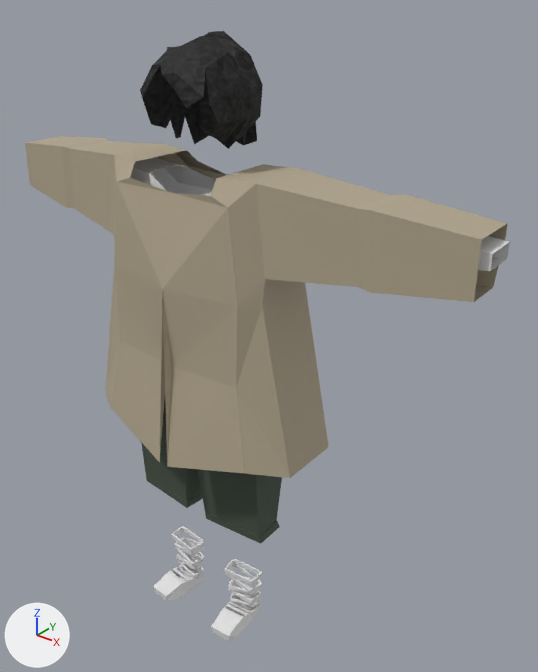
Two versions of the Blender file Personajes/personaje.blend, one commit apart.
The view is the same before and after, from a 50 mm camera at (12.07, -12.71, 17.22) aimed at (1.1, 1.0, 8.72). The axes (+X, +Y, +Z) are drawn at lower left. The lights are the same throughout. The older version comes first.

The first picture shows 'Camisa', 'Pans', 'Pelo', 'Sueter', 'zapatos'.
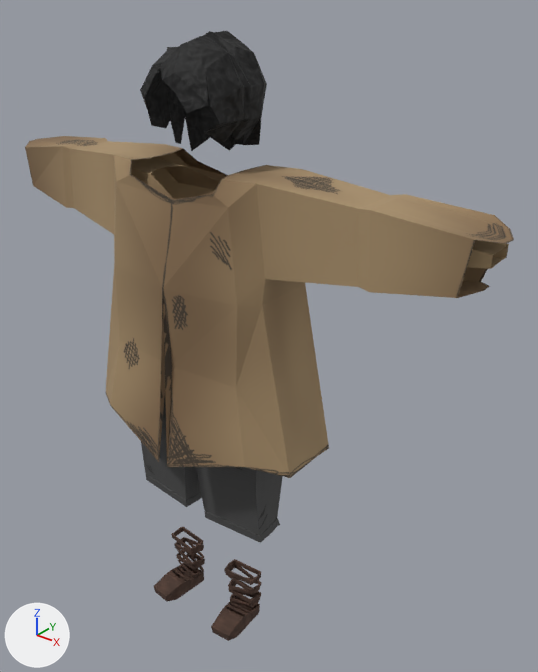
Boxes [x1, y1, x2, y2] around the edits, measured in the pictures (538 x 672 px; the box of a moved part takes in the faces that stretch with it):
'Sueter', surface changed, reshaped, modifiers changed (darker)
    before: [25, 136, 507, 478]
    after: [25, 136, 514, 478]
'Pelo', reshaped
    before: [140, 31, 263, 149]
    after: [140, 31, 267, 151]
'Pans', modifiers changed
    before: [141, 399, 282, 544]
    after: [141, 396, 283, 543]
'zapatos', reshaped, modifiers changed, recoloured (white to brown)
    before: [154, 526, 262, 641]
    after: [154, 527, 261, 641]
'Camisa', reshaped, modifiers changed (mostly hidden)
    before: [130, 158, 510, 271]
    after: [131, 158, 509, 269]
part 2 of me_cube_001, reshaped
    before: [114, 144, 300, 306]
    after: [25, 136, 300, 462]
part 3 of me_cube_001, moved or reshaped
    before: [25, 136, 507, 302]
    after: [370, 194, 514, 298]
part 4 of me_cube_001, moved or reshaped
    before: [105, 284, 329, 478]
    after: [167, 284, 329, 478]
part 5 of me_cube_001, surface changed (darker)
    before: [25, 136, 507, 478]
    after: [163, 165, 514, 478]
part 6 of me_cube_004, added (brown)
    after: [131, 158, 219, 199]
part 7 of me_cube_004, recoloured
    before: [130, 158, 510, 271]
    after: [201, 191, 509, 269]
part 8 of me_cube_005, rebuilt
    before: [171, 526, 262, 585]
    after: [224, 559, 261, 585]
part 9 of me_cube_005, rebuilt
    before: [178, 554, 260, 608]
    after: [230, 591, 260, 608]
part 10 of me_cube_005, added (brown)
    after: [154, 563, 204, 601]
part 11 of me_cube_005, added
    after: [171, 527, 203, 553]
part 12 of me_cube_005, added
    after: [174, 537, 204, 555]
part 13 of me_cube_005, added
    after: [176, 539, 204, 566]
part 14 of me_cube_005, added
    after: [176, 550, 205, 570]
part 15 of me_cube_005, added
    after: [178, 554, 204, 578]
part 16 of me_cube_005, reshaped
    before: [154, 537, 262, 641]
    after: [211, 564, 261, 641]

Diff of the bpy script that builds the scene:
```diff
--- a/Personajes/personaje.blend.py
+++ b/Personajes/personaje.blend.py
@@ mat_sueter @@
 mat_sueter = bpy.data.materials.new('Sueter')
-# nodes: BsdfPrincipled, OutputMaterial
-# colours: beige #b1a58d
+# nodes: BsdfPrincipled, Mix, OutputMaterial, TexImage, TexWave, UVMap, ValToRGB
+# colours: brown #82694d, beige #aa916d
+# uses the picture img_sueterdetails_png
@@ mat_zapatos @@
+mat_zapatos = bpy.data.materials.new('Zapatos')
+# nodes: BsdfPrincipled, Bump, OutputMaterial, TexNoise, ValToRGB
+# colours: black #000000, brown #694c3e
@@ mat_telanegra @@
+mat_telanegra = bpy.data.materials.new('TelaNegra')
+# nodes: BsdfPrincipled, OutputMaterial, TexWave, ValToRGB
+# colours: brown #82694d, beige #aa916d
@@ me_cube_009 @@
-me_cube_009.from_pydata(...)  # 134 vertices, 132 faces; spans x -1.33..1.33, y -1.24..1.19, z -1.06..1.59
+me_cube_009.from_pydata(...)  # 268 vertices, 264 faces; spans x -1.36..1.35, y -1.24..1.46, z -1.15..1.6
+# me_cube_009 part 1
+# 8 vertices in x -0.72..1.33, y 0.16..0.96, z -0.33..1.16 move by (0.0, 0.01, 0.0)
+# 4 vertices in x -1.3..0.1, y -0.91..0.33, z 0.33..1.06 move by (0.0, 0.0, 0.01)
+# 3 vertices in x 0.66..0.99, y 0.16..0.33, z 0.33..1.32 move by (0.01, 0.01, 0.0)
+# 61 vertices move from x -1.33..1.33, y -1.24..1.19, z -1.06..1.59 to x -1.36..1.35, y -1.24..1.46, z -1.15..1.6
+# other edits to the shape of me_cube_009 do not show in these pictures
 me_cube_009.materials.append(mat_pelo)
@@ me_cube_001 @@
 # used by ob_sueter; location = (0.0, 0.0, 15.12); scale = (1.11, 1.11, 1.11)
-me_cube_001.from_pydata(...)  # 71 vertices, 57 faces; spans x 0.0..6.3, y -1.8..1.02, z -8.56..-1.65
+me_cube_001.from_pydata(...)  # 137 vertices, 114 faces; spans x -6.52..6.59, y -1.8..1.02, z -8.56..-1.63
+# me_cube_001 part 2: 9 vertices moved from x 0.0..1.59, y -1.11..0.68, z -2.12..-1.65 to x 0.0..1.6, y -1.11..0.68, z -2.24..-1.65; 66 vertices added at x -6.52..-0.07, y -1.8..0.95, z -8.38..-1.63
+# me_cube_001 part 3: 10 vertices moved from x 6.26..6.3, y -0.14..0.99, z -3.14..-2.03 to x 6.02..6.59, y -0.25..0.99, z -3.1..-1.92
+# me_cube_001 part 4: 2 vertices moved from x 2.18..3.01, y -1.45..0.57, z -7.88..-7.83 to x 2.19..3.02, y -1.43..0.58, z -7.91..-7.67
+# me_cube_001 part 5: 57 kept faces spanning x 0.0..6.59, y -1.8..1.02, z -8.56..-1.65 get new texture (UV) coordinates
 me_cube_001.materials.append(mat_sueter)
@@ me_cube_004 @@
-me_cube_004.from_pydata(...)  # 72 vertices, 56 faces; spans x 0.0..7.13, y -1.07..0.93, z -7.55..-1.54
+me_cube_004.from_pydata(...)  # 135 vertices, 112 faces; spans x -7.13..7.12, y -1.07..0.93, z -7.55..-1.54
+# me_cube_004 part 6: 63 vertices added at x -7.13..-0.58, y -0.81..0.93, z -7.54..-1.54
+# me_cube_004 part 7: 56 faces spanning x 0.0..7.12, y -1.07..0.89, z -7.55..-1.54 switch from no material to mat_telanegra
+# other edits to the shape of me_cube_004 do not show in these pictures
@@ me_cube_005 @@
-me_cube_005.from_pydata(...)  # 144 vertices, 86 faces; spans x 0.63..1.59, y -1.45..0.06, z -14.53..-12.9
+me_cube_005.from_pydata(...)  # 576 vertices, 580 faces; spans x -1.62..1.62, y -1.46..0.11, z -14.55..-12.9
+# me_cube_005 part 8: the loose piece of 20 vertices spanning x 0.66..1.59, y -0.52..0.06, z -13.06..-12.9 is rebuilt with 40 vertices and now spans x 0.6..1.62, y -0.55..0.05, z -13.07..-12.9, in mat_zapatos
+# me_cube_005 part 9: the loose piece of 20 vertices spanning x 0.71..1.48, y -0.4..0.03, z -14.21..-13.91 is rebuilt with 40 vertices and now spans x 0.67..1.54, y -0.42..0.11, z -14.21..-13.91, in mat_zapatos
+# me_cube_005 part 10: a new loose piece of 88 vertices spanning x -1.58..-0.69, y -1.46..0.06, z -14.55..-14.13, in mat_zapatos
+# me_cube_005 part 11: a new loose piece of 40 vertices spanning x -1.62..-0.6, y -0.55..0.05, z -13.07..-12.9, in mat_zapatos
+# me_cube_005 part 12: a new loose piece of 40 vertices spanning x -1.6..-0.61, y -0.51..0.08, z -13.45..-13.04, in mat_zapatos
+# me_cube_005 part 13: a new loose piece of 40 vertices spanning x -1.59..-0.64, y -0.47..0.09, z -13.69..-13.32, in mat_zapatos
+# me_cube_005 part 14: a new loose piece of 40 vertices spanning x -1.57..-0.65, y -0.45..0.06, z -13.89..-13.7, in mat_zapatos
+# me_cube_005 part 15: a new loose piece of 40 vertices spanning x -1.54..-0.67, y -0.42..0.11, z -14.21..-13.91, in mat_zapatos
+# me_cube_005 part 16: 1 vertex moved within x 1.49, y -0.34, z -13.87; 97 vertices removed from x 0.63..1.56, y -1.45..0.05, z -14.53..-13.04; 201 vertices added at x 0.61..1.6, y -1.46..0.09, z -14.55..-13.04
+me_cube_005.materials.append(mat_zapatos)
@@ ob_sueter @@
 ob_sueter.scale = (1.11, 1.11, 1.11)
-_m = ob_sueter.modifiers.new('Simetrizar', 'MIRROR')
-_m.use_clip = True
@@ ob_pans @@
 ob_pans.scale = (1.05, 1.05, 1.05)
-_m = ob_pans.modifiers.new('Simetrizar', 'MIRROR')
-_m.use_clip = True
@@ ob_camisa @@
 ob_camisa.location = (0.0, 0.0, 14.51)
-_m = ob_camisa.modifiers.new('Simetrizar', 'MIRROR')
-_m.use_clip = True
@@ ob_zapatos @@
 ob_zapatos.location = (0.0, 0.0, 14.55)
-_m = ob_zapatos.modifiers.new('Simetrizar', 'MIRROR')
-_m.use_clip = True
-_m = ob_zapatos.modifiers.new('Envolver', 'SHRINKWRAP')
-_m.target = ob_humanoide
-_m.offset = 0.09
-_m = ob_zapatos.modifiers.new('Solidificar', 'SOLIDIFY')
-_m.thickness = 0.05
```
